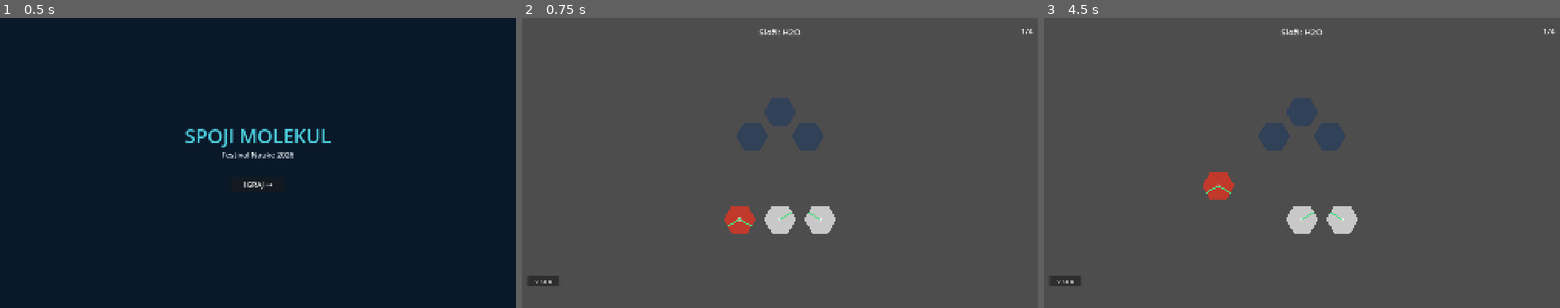
Above: before the commit, frames 1-3 (left to right).
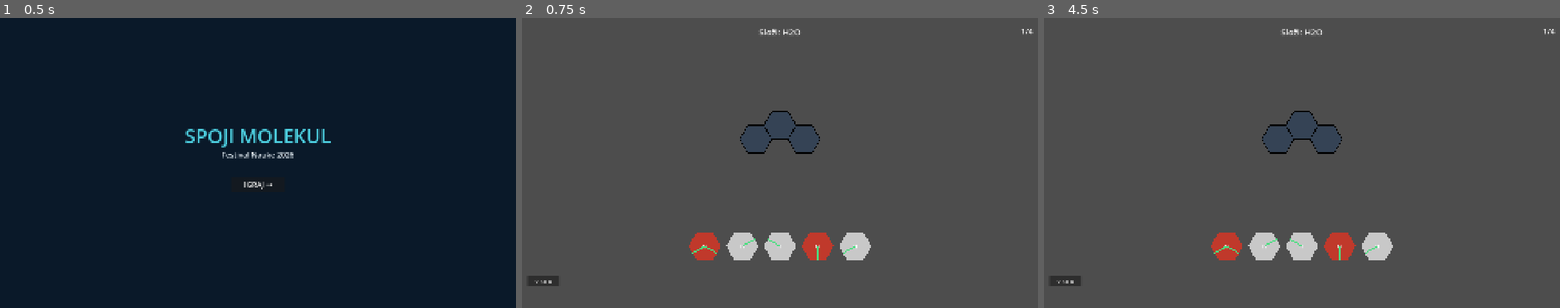
Above: after the commit, the same moments.

Repository: CobaltHorrific/festival_nauke
Game: Godot game, scene res://scenes/Main.tscn
The game is run twice, just before and just after one commit, with the same random seed, the same clock (stepped at 60 frames per second) and the same inputs.
Inputs (mouse positions are in pixels of both pictures, inside the frame that each line leads up to):
- Up to frame 1 (0.5 s): no input
- Up to frame 2 (0.75 s): click "IGRAJ →" at 0.5 s
- Up to frame 3 (4.5 s): click "↺ Reset" at 1.25 s; move the mouse to (1415, 148) at 2.02 s; tap R at 2.1, 3.6 s; click (1415, 148) at 2.17 s; drag from (1198, 177) to (1260, 218) at 2.77 s; move the mouse to (1353, 99) at 3.52 s; click (1353, 99) at 3.67 s; drag from (1276, 221) to (1147, 119) at 4.27 s

Frame 1 is identical in both runs. In frame 2, 4.1% of the frame differs, in the area x 32-68%, y 27-84%; in frame 3, 4.1%, in the area x 30-68%, y 27-84%.

Commit message:
fix: CO2 decoys visually distinct

Diff:
--- a/festival-nauke/data/levels/level_01_water.json
+++ b/festival-nauke/data/levels/level_01_water.json
@@ -1,15 +1,17 @@
 {
-    "name": "Voda",
-    "molecule": "H2O",
-    "hint": "Najvazniji molekul za zivot na Zemlji",
-    "slots": [
-        { "x": 960, "y": 350 },
-        { "x": 856, "y": 440 },
-        { "x": 1064, "y": 440 }
-    ],
-    "pool": [
-        { "element": "O", "edges": [1, 0, 1, 0, 0, 0] },
-        { "element": "H", "edges": [0, 0, 0, 0, 0, 1] },
-        { "element": "H", "edges": [0, 0, 0, 1, 0, 0] }
-    ]
+	"name": "Voda",
+	"molecule": "H2O",
+	"hint": "Najvazniji molekul za zivot na Zemlji",
+	"slots": [
+		{ "x": 960, "y": 400 },
+		{ "x": 870, "y": 452 },
+		{ "x": 1050, "y": 452 }
+	],
+	"pool": [
+		{ "element": "O", "edges": [1, 0, 1, 0, 0, 0] },
+		{ "element": "H", "edges": [0, 0, 0, 0, 0, 1] },
+		{ "element": "H", "edges": [0, 0, 0, 1, 0, 0] },
+		{ "element": "O", "edges": [0, 1, 0, 0, 0, 0] },
+		{ "element": "H", "edges": [0, 0, 1, 0, 0, 0] }
+	]
 }
--- a/festival-nauke/data/levels/level_02_co2.json
+++ b/festival-nauke/data/levels/level_02_co2.json
@@ -1,15 +1,18 @@
 {
-    "name": "Ugljen-dioksid",
-    "molecule": "CO2",
-    "hint": "Gas koji izdisemo i koji biljke koriste za fotosintezu",
-    "slots": [
-        { "x": 840, "y": 440 },
-        { "x": 960, "y": 440 },
-        { "x": 1080, "y": 440 }
-    ],
-    "pool": [
-        { "element": "O", "edges": [0, 0, 0, 0, 0, 2] },
-        { "element": "C", "edges": [2, 0, 2, 0, 0, 0] },
-        { "element": "O", "edges": [0, 0, 0, 2, 0, 0] }
-    ]
+	"name": "Ugljen-dioksid",
+	"molecule": "CO2",
+	"hint": "Gas koji izdisemo i koji biljke koriste za fotosintezu",
+	"slots": [
+		{ "x": 960, "y": 336 },
+		{ "x": 960, "y": 440 },
+		{ "x": 960, "y": 544 }
+	],
+	"pool": [
+		{ "element": "O", "edges": [0, 2, 0, 0, 0, 0] },
+		{ "element": "C", "edges": [0, 2, 0, 0, 2, 0] },
+		{ "element": "O", "edges": [0, 0, 0, 0, 2, 0] },
+		{ "element": "O", "edges": [2, 0, 0, 0, 0, 0] },
+		{ "element": "C", "edges": [1, 0, 0, 1, 0, 0] },
+		{ "element": "O", "edges": [0, 0, 2, 0, 0, 0] }
+	]
 }
--- a/festival-nauke/data/levels/level_03_ammonia.json
+++ b/festival-nauke/data/levels/level_03_ammonia.json
@@ -1,17 +1,20 @@
 {
-    "name": "Amonijak",
-    "molecule": "NH3",
-    "hint": "Miris koji osecas u sredstvima za ciscenje",
-    "slots": [
-        { "x": 960, "y": 400 },
-        { "x": 856, "y": 490 },
-        { "x": 1064, "y": 490 },
-        { "x": 960, "y": 260 }
-    ],
-    "pool": [
-        { "element": "N", "edges": [1, 0, 1, 0, 1, 0] },
-        { "element": "H", "edges": [0, 0, 0, 0, 0, 1] },
-        { "element": "H", "edges": [0, 0, 0, 1, 0, 0] },
-        { "element": "H", "edges": [0, 1, 0, 0, 0, 0] }
-    ]
+	"name": "Amonijak",
+	"molecule": "NH3",
+	"hint": "Miris koji osecas u sredstvima za ciscenje",
+	"slots": [
+		{ "x": 960, "y": 440 },
+		{ "x": 960, "y": 336 },
+		{ "x": 870, "y": 492 },
+		{ "x": 1050, "y": 492 }
+	],
+	"pool": [
+		{ "element": "N", "edges": [1, 0, 1, 0, 1, 0] },
+		{ "element": "H", "edges": [0, 1, 0, 0, 0, 0] },
+		{ "element": "H", "edges": [0, 0, 0, 0, 0, 1] },
+		{ "element": "H", "edges": [0, 0, 0, 1, 0, 0] },
+		{ "element": "N", "edges": [0, 1, 0, 1, 0, 1] },
+		{ "element": "H", "edges": [0, 0, 1, 0, 0, 0] },
+		{ "element": "H", "edges": [1, 0, 0, 0, 0, 0] }
+	]
 }
--- a/festival-nauke/data/levels/level_04_methane.json
+++ b/festival-nauke/data/levels/level_04_methane.json
@@ -1,19 +1,22 @@
 {
-    "name": "Metan",
-    "molecule": "CH4",
-    "hint": "Prirodni gas koji koristimo za grejanje i kuvanje",
-    "slots": [
-        { "x": 960, "y": 440 },
-        { "x": 1050, "y": 492 },
-        { "x": 870, "y": 492 },
-        { "x": 870, "y": 388 },
-        { "x": 1050, "y": 388 }
-    ],
-    "pool": [
-        { "element": "C", "edges": [1, 0, 1, 1, 0, 1] },
-        { "element": "H", "edges": [0, 0, 0, 1, 0, 0] },
-        { "element": "H", "edges": [0, 0, 0, 0, 0, 1] },
-        { "element": "H", "edges": [1, 0, 0, 0, 0, 0] },
-        { "element": "H", "edges": [0, 0, 1, 0, 0, 0] }
-    ]
+	"name": "Metan",
+	"molecule": "CH4",
+	"hint": "Prirodni gas koji koristimo za grejanje i kuvanje",
+	"slots": [
+		{ "x": 960, "y": 440 },
+		{ "x": 1050, "y": 492 },
+		{ "x": 870, "y": 492 },
+		{ "x": 870, "y": 388 },
+		{ "x": 1050, "y": 388 }
+	],
+	"pool": [
+		{ "element": "C", "edges": [1, 0, 1, 1, 0, 1] },
+		{ "element": "H", "edges": [0, 0, 0, 1, 0, 0] },
+		{ "element": "H", "edges": [0, 0, 0, 0, 0, 1] },
+		{ "element": "H", "edges": [1, 0, 0, 0, 0, 0] },
+		{ "element": "H", "edges": [0, 0, 1, 0, 0, 0] },
+		{ "element": "C", "edges": [0, 1, 0, 0, 1, 0] },
+		{ "element": "H", "edges": [0, 1, 0, 0, 0, 0] },
+		{ "element": "H", "edges": [0, 0, 0, 0, 1, 0] }
+	]
 }
--- a/festival-nauke/scripts/BoardSlot.gd
+++ b/festival-nauke/scripts/BoardSlot.gd
@@ -10,6 +10,7 @@
 
 func _ready() -> void:
 	_build_shape()
+	_build_border()
 	add_to_group("slots")
 
 func _build_shape() -> void:
@@ -18,7 +19,18 @@
 		var angle := deg_to_rad(60.0 * i)
 		pts.append(Vector2(cos(angle), sin(angle)) * RADIUS)
 	polygon.polygon = pts
-	polygon.color = Color(0.12, 0.23, 0.37, 0.6)
+	polygon.color = Color(0.12, 0.23, 0.37, 0.5)
+
+func _build_border() -> void:
+	var pts := PackedVector2Array()
+	for i in 7:
+		var angle := deg_to_rad(60.0 * (i % 6))
+		pts.append(Vector2(cos(angle), sin(angle)) * RADIUS)
+	var line := Line2D.new()
+	line.points = pts
+	line.default_color = Color("#000000")
+	line.width = 3.0
+	add_child(line)
 
 func is_free() -> bool:
 	return occupied_by == null
@@ -27,4 +39,4 @@
 	if on:
 		polygon.color = Color(0.29, 0.87, 0.5, 0.5)
 	else:
-		polygon.color = Color(0.12, 0.23, 0.37, 0.6)
+		polygon.color = Color(0.12, 0.23, 0.37, 0.5)
--- a/festival-nauke/scripts/Main.gd
+++ b/festival-nauke/scripts/Main.gd
@@ -69,8 +69,9 @@
 func _spawn_tiles() -> void:
 	var pool_data: Array = current_level.get("pool", [])
 	var center_x: float = get_viewport_rect().size.x / 2.0
-	var pool_y: float = 750.0
-	var spacing: float = 150.0
+	var pool_y: float = 850.0
+	var spacing: float = 140.0
+
 	for i in pool_data.size():
 		var tile: HexTile = HexTileSCN.instantiate()
 		add_child(tile)
